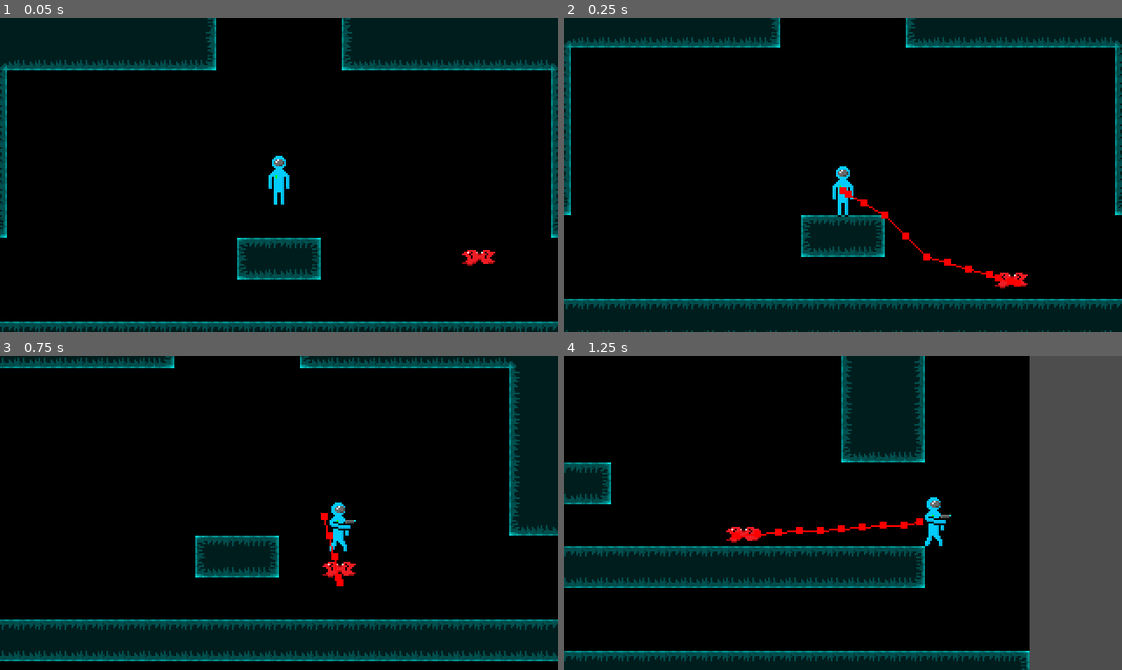
Above: before the commit, frames 1-4 (two rows, left to right).
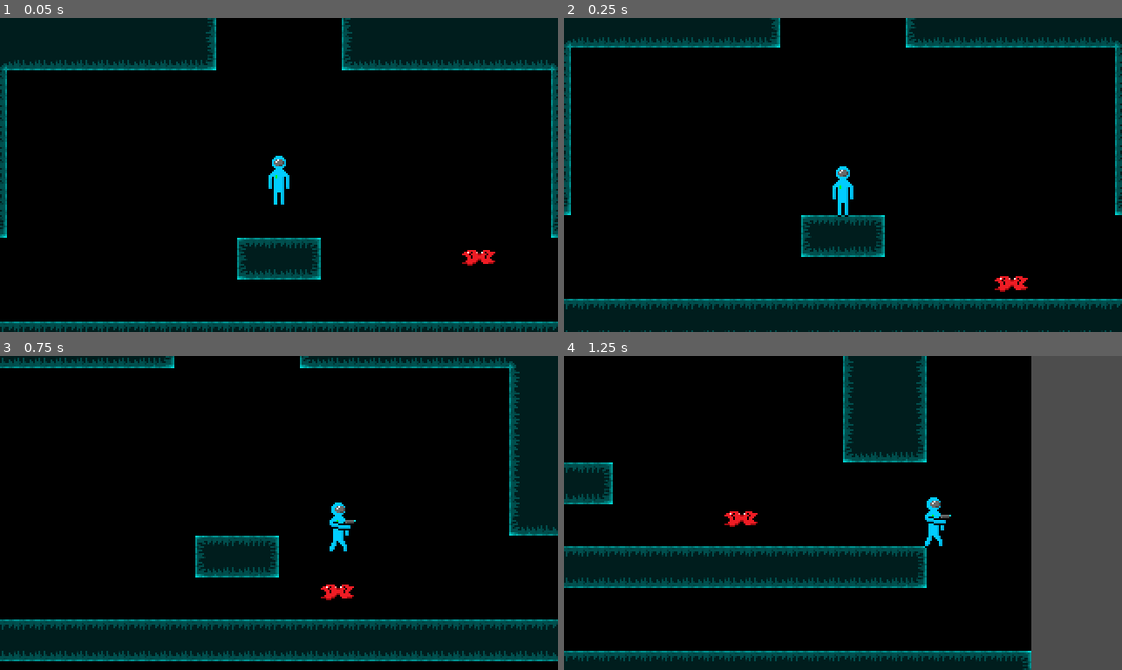
Above: after the commit, the same moments.

Repository: TheBlueRuby/GodotPlatformTest
Game: Godot game, scene res://Scenes/GameLoop.tscn
Same seed, same stepped clock (60 frames per second), same inputs: the game is played once before the commit and once after it.
Inputs:
- Up to frame 1 (0.05 s): no input
- Up to frame 2 (0.25 s): no input
- Up to frame 3 (0.75 s): tap Enter (ui_accept) at 0.5 s; hold Right (ui_right) from 0.53 s (still down)
- Up to frame 4 (1.25 s): keep holding Right (ui_right); tap Enter (ui_accept) at 0.77 s

Frame 1 is identical in both runs. In frame 2, 0.6% of the frame differs, in the area x 49-84%, y 53-88%; in frame 3, 0.5%; in frame 4, 4.2%, in the area x 0-84%, y 0-100%.

Commit message:
made a collision shape so the enemy can slide off edges

Diff:
--- a/Prefabs/dblchomp.tscn
+++ b/Prefabs/dblchomp.tscn
@@ -1,10 +1,7 @@
-[gd_scene load_steps=4 format=3 uid="uid://cwkgh4osvpvp0"]
+[gd_scene load_steps=3 format=3 uid="uid://cwkgh4osvpvp0"]
 
 [ext_resource type="Script" path="res://Scripts/walking-enemy.gd" id="1_351ig"]
 [ext_resource type="Texture2D" uid="uid://dbkl18jfeo3u2" path="res://Images/double-chomper.png" id="1_c52eq"]
-
-[sub_resource type="RectangleShape2D" id="RectangleShape2D_dk52b"]
-size = Vector2(21, 12)
 
 [node name="DblChomp" type="CharacterBody2D"]
 collision_layer = 2
@@ -16,17 +13,17 @@
 [node name="Sprite2D" type="Sprite2D" parent="."]
 texture = ExtResource("1_c52eq")
 
-[node name="CollisionShape2D" type="CollisionShape2D" parent="."]
-shape = SubResource("RectangleShape2D_dk52b")
-
 [node name="NavigationAgent2D" type="NavigationAgent2D" parent="."]
 target_desired_distance = 20.0
+path_postprocessing = 1
 avoidance_enabled = true
 radius = 24.0
-debug_enabled = true
 
 [node name="Timer" type="Timer" parent="."]
 wait_time = 0.05
 autostart = true
 
+[node name="CollisionPolygon2D" type="CollisionPolygon2D" parent="."]
+polygon = PackedVector2Array(4, 6, 12, -1, 7, -6, -4, -6, -10, -1, -2, 6)
+
 [connection signal="timeout" from="Timer" to="." method="_on_timer_timeout"]
